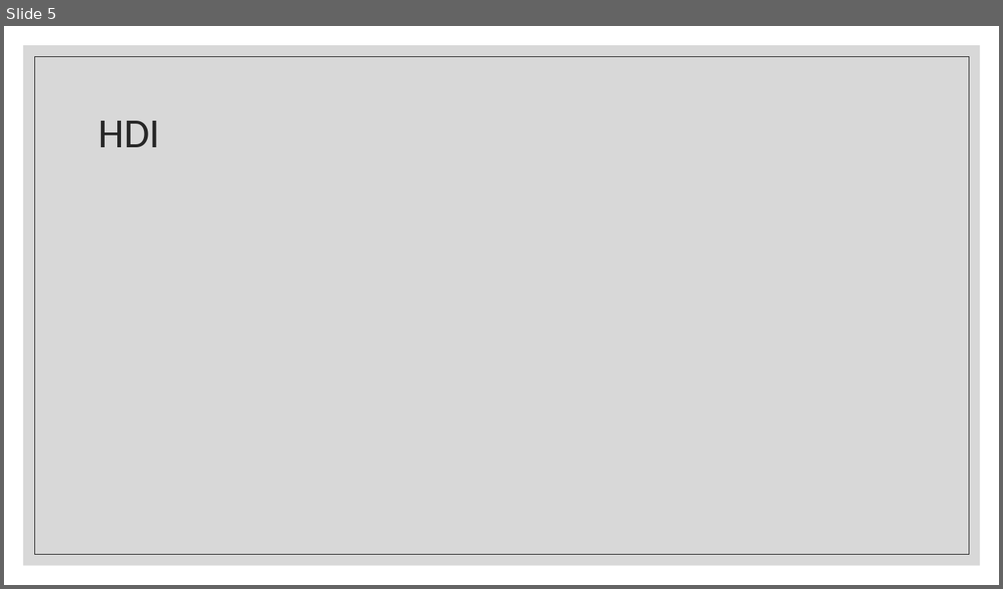
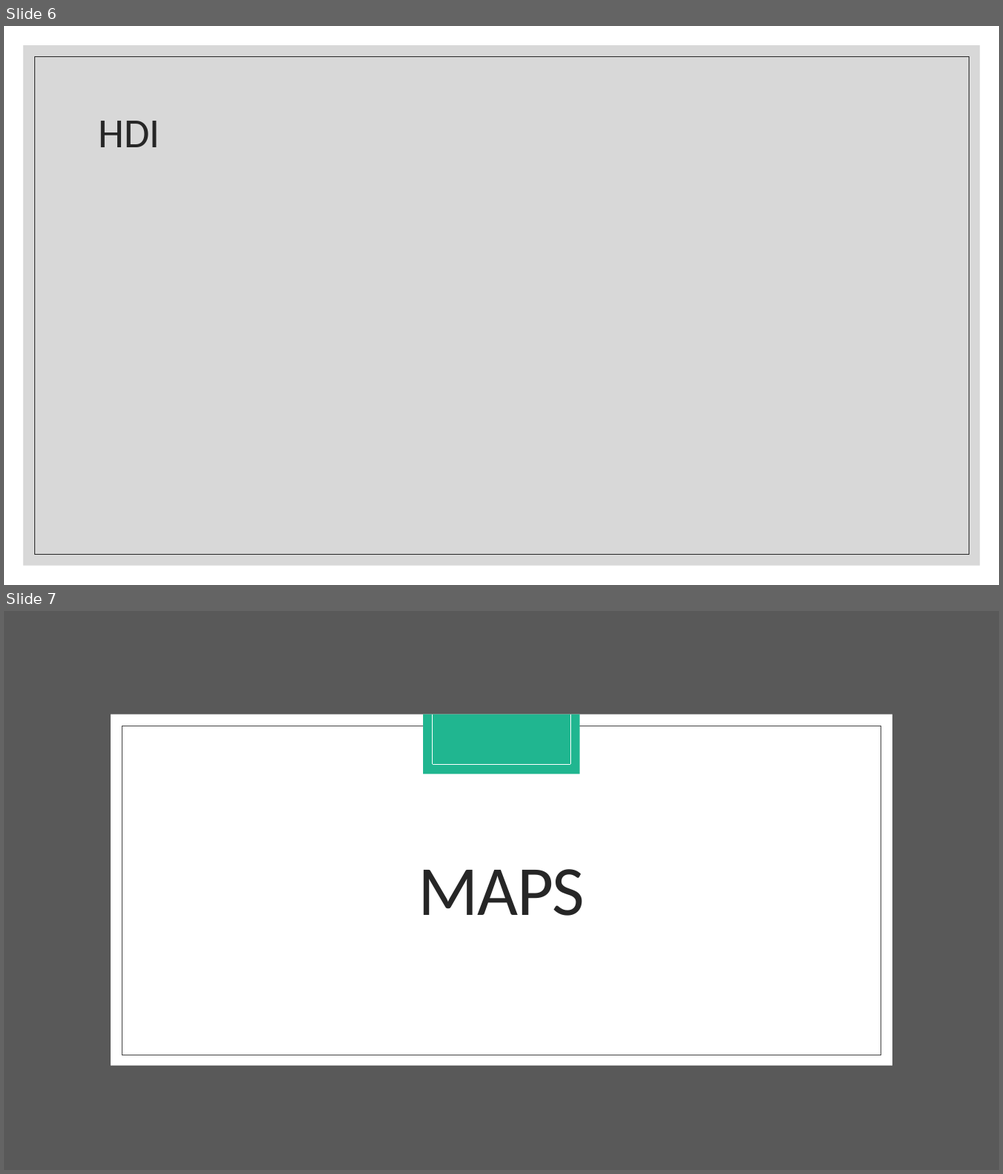
Before and after one commit to eclevela-1234/Covid-19-in-Europe, a slide deck: Covid-19 Presentation Team GEM.pptx. Shown one above the other, each under a label of ours: slide 5 before the commit, slides 6 and 7 after it. The pictures are 1003x589 and 1003x1174 pixels, drawn with LibreOffice and Linux fonts; fonts in the diff are those of the drawing. Boxes give left, top, right and bottom in pixels: in the first picture for what was removed or moved away, otherwise in the second. Text is boxed around its words. In the diff, an @@ line names an element or a change of style, - is before the commit and + after.

```diff
--- a/Covid-19 Presentation Team GEM.pptx
+++ b/Covid-19 Presentation Team GEM.pptx
@@ slide 7 added at (x1=4, y1=611, x2=999, y2=1170), background #FFFFFF @@
@@ rectangle added at (x1=4, y1=611, x2=999, y2=1170), fill #595959 @@
@@ rectangle added at (x1=111, y1=715, x2=892, y2=1066), fill #FFFFFF @@
@@ rectangle added at (x1=424, y1=715, x2=580, y2=775), fill #20B690 @@
@@ line added from (432, 715) to (432, 765), #FFFFFF 0.5 pt @@
@@ line added from (570, 715) to (570, 765), #FFFFFF 0.5 pt @@
@@ rectangle added at (x1=122, y1=726, x2=881, y2=1055), outline #404040 0.5 pt @@
@@ line added from (432, 765) to (570, 765), #FFFFFF 0.5 pt @@
@@ title added at (x1=418, y1=869, x2=584, y2=916), 68 pt, text #262626 @@
+MAPS
@@ what was slide 5 is now slide 6 @@
```
Also in this commit, not shown: 1 slide changed, 5 other slides added.
